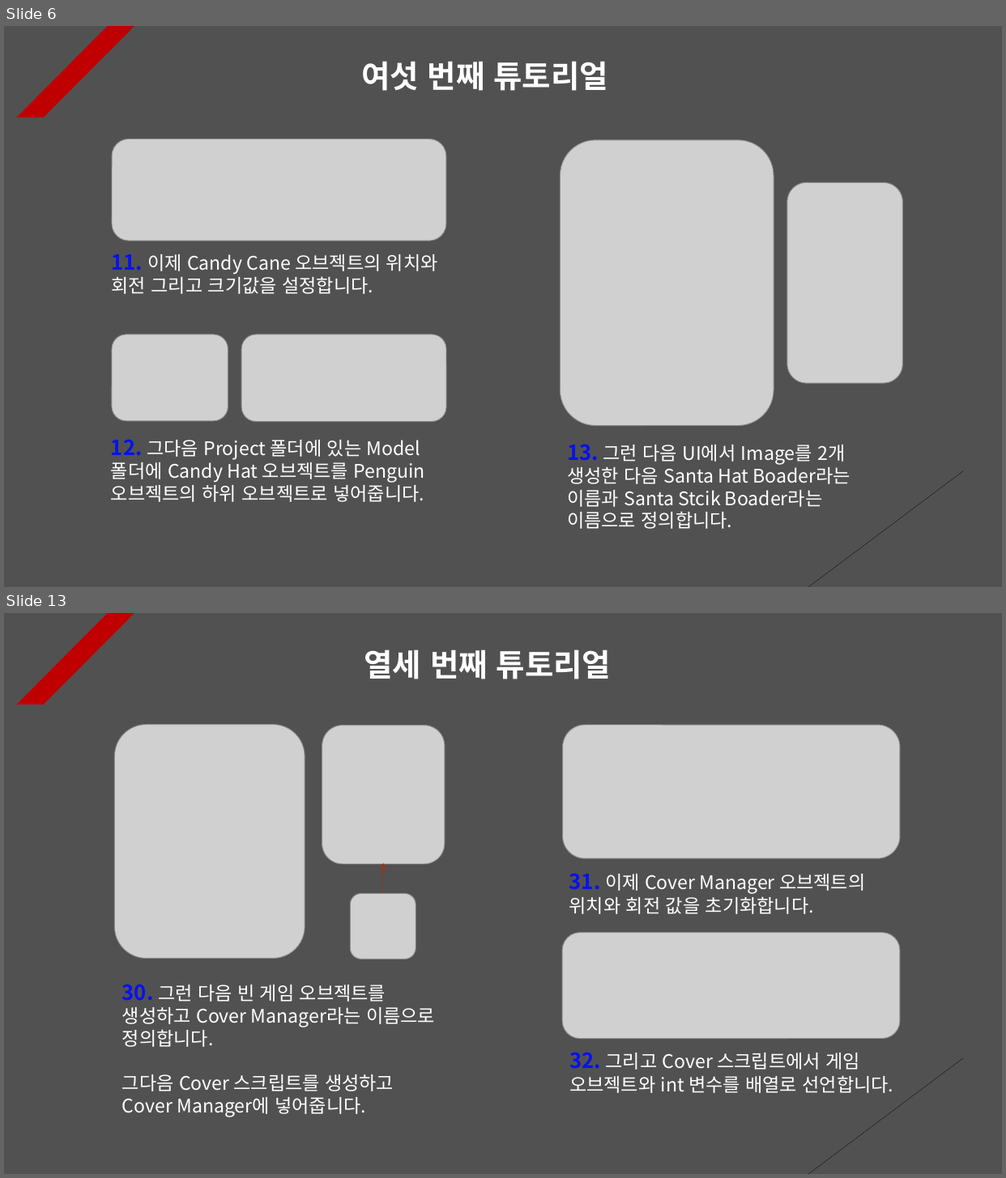
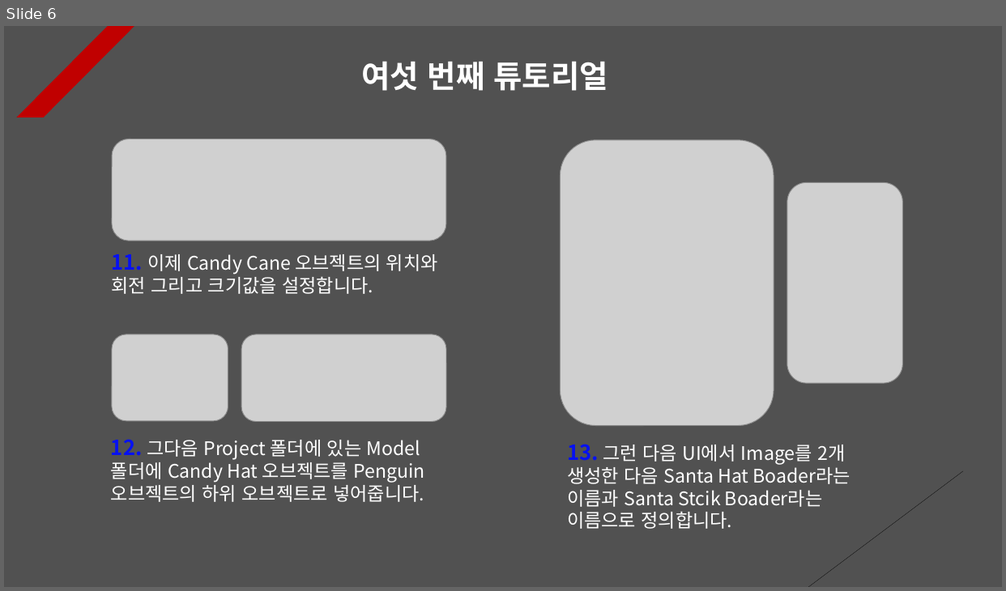
Before and after one commit to Unity2033/3D-UnityEngine, a slide deck: Assets/Class/Raycast/PPT Data/RayCast Example.pptx. Shown one above the other, each under a label of ours: slides 6 and 13 before the commit, slide 6 after it; the slides between them are not shown. The pictures are 1006x1178 and 1006x591 pixels, drawn with LibreOffice and Linux fonts; fonts in the diff are those of the drawing; grey boxes stand for pictures. Boxes give left, top, right and bottom in pixels: in the first picture for what was removed or moved away, otherwise in the second. Text is boxed around its words. In the diff, an @@ line names an element or a change of style, - is before the commit and + after.

```diff
--- a/Assets/Class/Raycast/PPT Data/RayCast Example.pptx
+++ b/Assets/Class/Raycast/PPT Data/RayCast Example.pptx
@@ slide 13 removed at (x1=4, y1=613, x2=1002, y2=1174), background #515151; not listed: 2 template elements that a slide beside it also shows @@
@@ text removed at (x1=364, y1=649, x2=612, y2=679) @@
-열세 번째 튜토리얼
@@ picture removed at (x1=115, y1=725, x2=305, y2=959) @@
@@ picture removed at (x1=322, y1=726, x2=445, y2=864) @@
@@ picture removed at (x1=562, y1=725, x2=900, y2=858) @@
@@ arrow removed from (383, 894) to (384, 863) @@
@@ text removed at (x1=569, y1=873, x2=865, y2=914) @@
-31. 이제 Cover Manager 오브젝트의 위치와 회전 값을 초기화합니다.
@@ picture removed at (x1=350, y1=894, x2=415, y2=960) @@
@@ picture removed at (x1=562, y1=933, x2=900, y2=1039) @@
@@ text removed at (x1=122, y1=984, x2=435, y2=1118) @@
-30. 그런 다음 빈 게임 오브젝트를 생성하고 Cover Manager라는 이름으로 정의합니다.
-그다음 Cover 스크립트를 생성하고 Cover Manager에 넣어줍니다.
@@ text removed at (x1=569, y1=1052, x2=894, y2=1093) @@
-32. 그리고 Cover 스크립트에서 게임 오브젝트와 int 변수를 배열로 선언합니다.
```
Also in this commit, not shown: 8 other slides removed, 40 other files.
